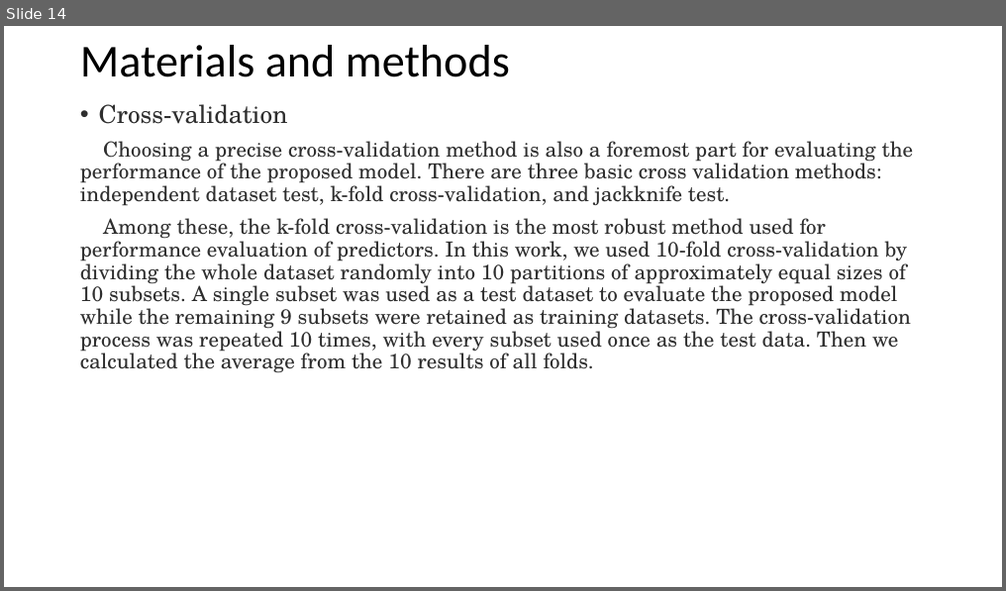
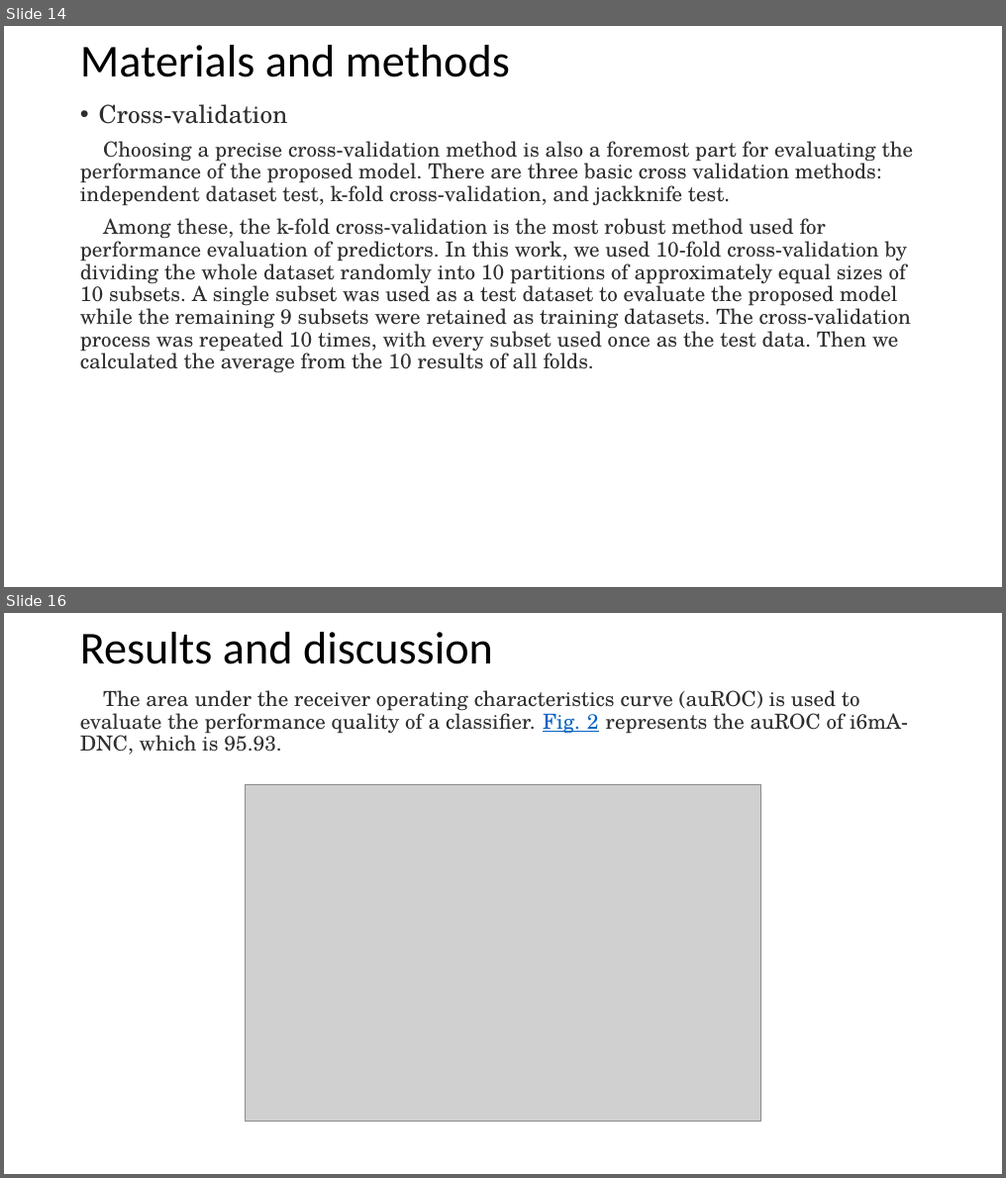
Before and after one commit to YanChengHuang/paper_implement, a slide deck: i6mA-DNC/presentation/i6mA-DNC.pptx. Shown one above the other, each under a label of ours: slide 14 before the commit, slides 14 and 16 after it; the slides between them are not shown. The pictures are 1006x591 and 1006x1178 pixels, drawn with LibreOffice and Linux fonts; fonts in the diff are those of the drawing; grey boxes stand for pictures. Boxes give left, top, right and bottom in pixels: in the first picture for what was removed or moved away, otherwise in the second. Text is boxed around its words. In the diff, an @@ line names an element or a change of style, - is before the commit and + after.

```diff
--- a/i6mA-DNC/presentation/i6mA-DNC.pptx
+++ b/i6mA-DNC/presentation/i6mA-DNC.pptx
@@ slide 16 added at (4,613,1002,1174), background #FFFFFF @@
@@ title added at (80,632,493,664), 44 pt, text #000000 @@
+Results and discussion
@@ text added at (80,690,908,755), 20 pt, text #2E2E2E @@
+The area under the receiver operating characteristics curve (auROC) is used to evaluate the performance quality of a classifier. Fig. 2 represents the auROC of i6mA-DNC, which is 95.93.
@@ picture added at (245,785,761,1121) @@
```
Also in this commit, not shown: 1 slide changed, 5 other slides added, 2 other files.
